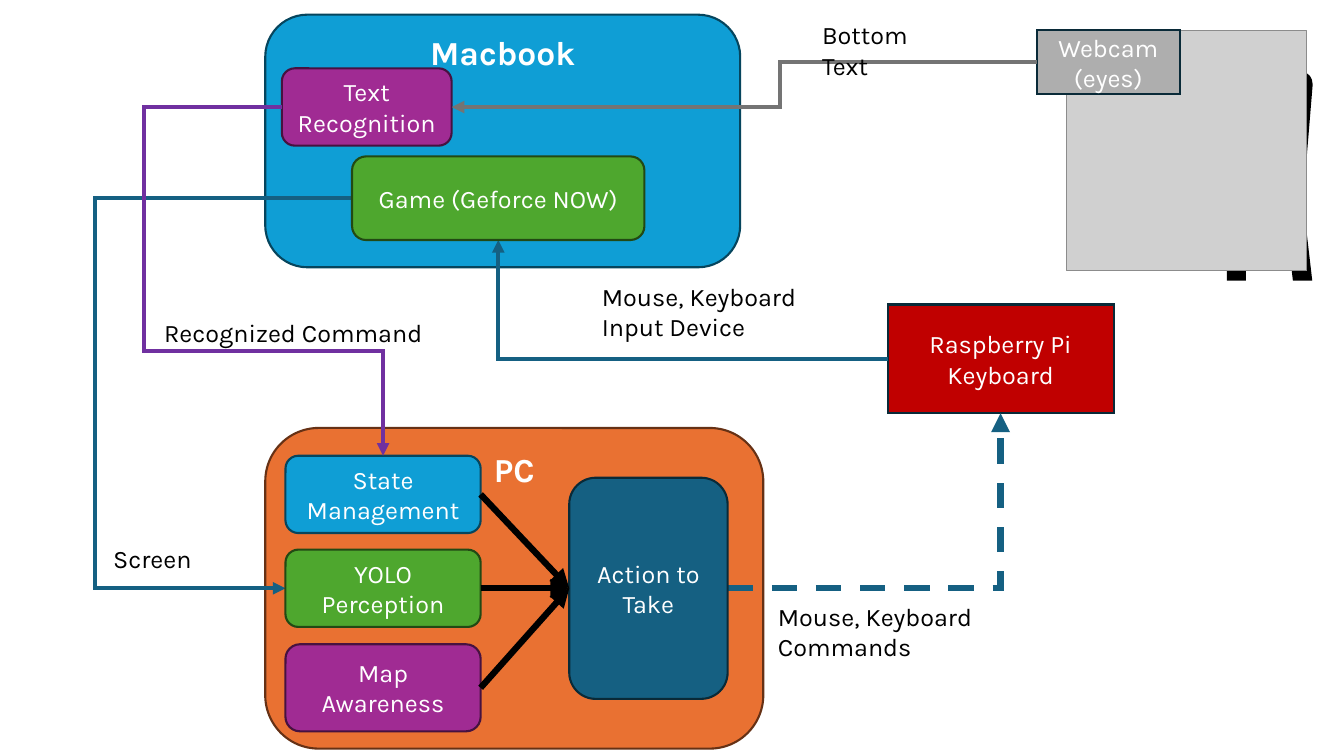
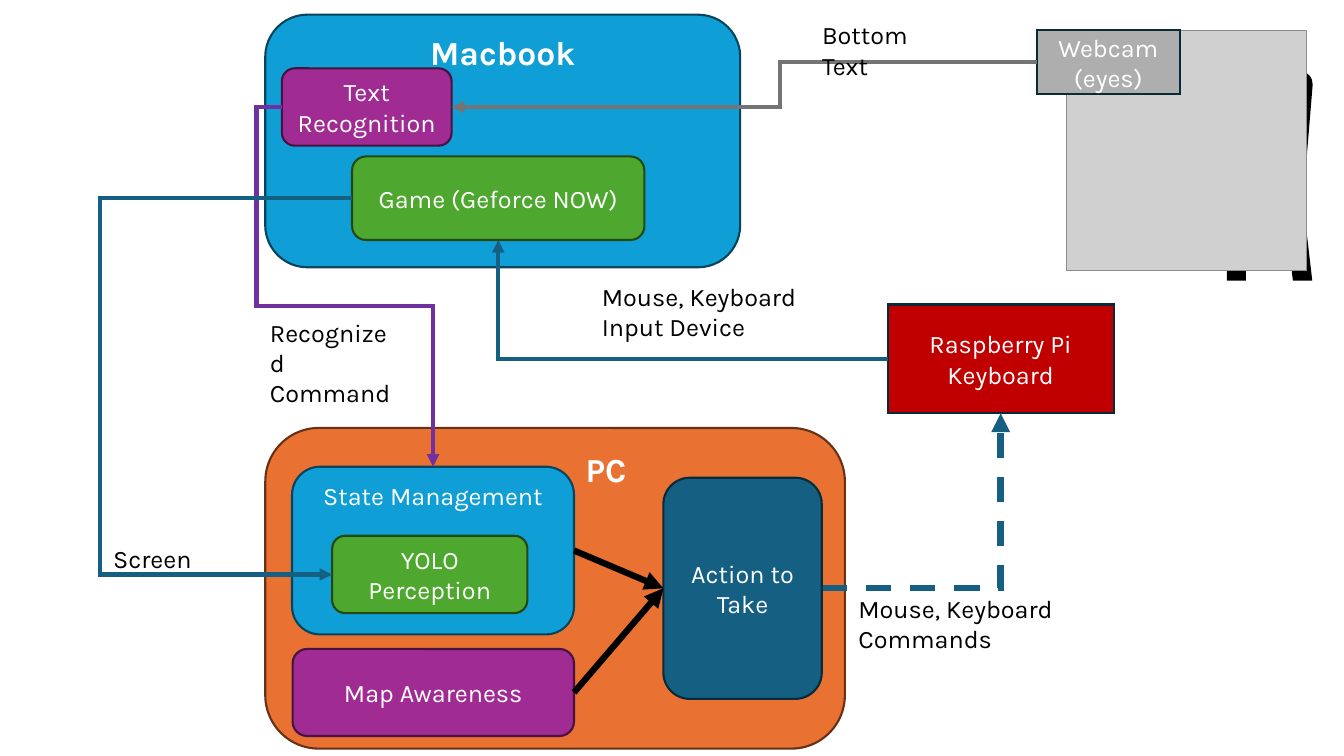
Before and after one commit to bsaleh524/DBD-Killer-AI, a slide deck: slide 2 of reports/figures/architecture.pptx. Drawn at 1344x756 pixels with LibreOffice and Linux fonts; fonts in the diff are those of the drawing; grey boxes stand for pictures. Boxes give left, top, right and bottom in pixels: in the first picture for what was removed or moved away, otherwise in the second. Text is boxed around its words. In the diff, an @@ line names an element or a change of style, - is before the commit and + after.

```diff
--- a/reports/figures/architecture.pptx
+++ b/reports/figures/architecture.pptx
@@ elbow arrow moved from (282, 107) - (383, 456) to (282, 107) - (434, 467) @@
@@ elbow arrow moved from (352, 199) - (285, 589) to (352, 199) - (333, 575) @@
@@ text "Recognized Command" rewrapped from [164,324,422,349] to [270,384,390,403] @@
@@ elbow arrow moved from (728, 589) - (1001, 413) to (822, 589) - (1001, 413) @@
@@ rounded rectangle "PC": place and size @@
-rounded rectangle "PC" at [265,429,763,749]
+rounded rectangle "PC" at [265,429,845,749]
@@ rounded rectangle "State Management": place and size @@
-rounded rectangle "State Management" at [285,456,481,533]
+rounded rectangle "State Management" at [292,467,575,634]
@@ rounded rectangle "State Management" at [292,467,575,634]: vertical alignment middle to top @@
@@ rounded rectangle "Action to Take": place and size @@
-rounded rectangle "Action to Take" at [570,478,728,699]
+rounded rectangle "Action to Take" at [663,478,822,699]
@@ rounded rectangle "YOLO Perception": place and size @@
-rounded rectangle "YOLO Perception" at [285,549,481,627]
+rounded rectangle "YOLO Perception" at [333,536,528,614]
@@ arrow moved from (481, 494) - (570, 589) to (575, 551) - (663, 589) @@
@@ arrow removed from (481, 589) to (570, 589) @@
@@ arrow moved from (481, 688) - (570, 589) to (575, 693) - (663, 589) @@
@@ text "Mouse, Keyboard Commands": place and size @@
-text "Mouse, Keyboard Commands" at [778,608,972,657]
+text "Mouse, Keyboard Commands" at [858,600,1052,649]
@@ rounded rectangle "Map Awareness": place and size @@
-rounded rectangle "Map Awareness" at [285,644,481,731]
+rounded rectangle "Map Awareness" at [292,649,574,736]
```
Also in this commit, not shown: 1 other file.
